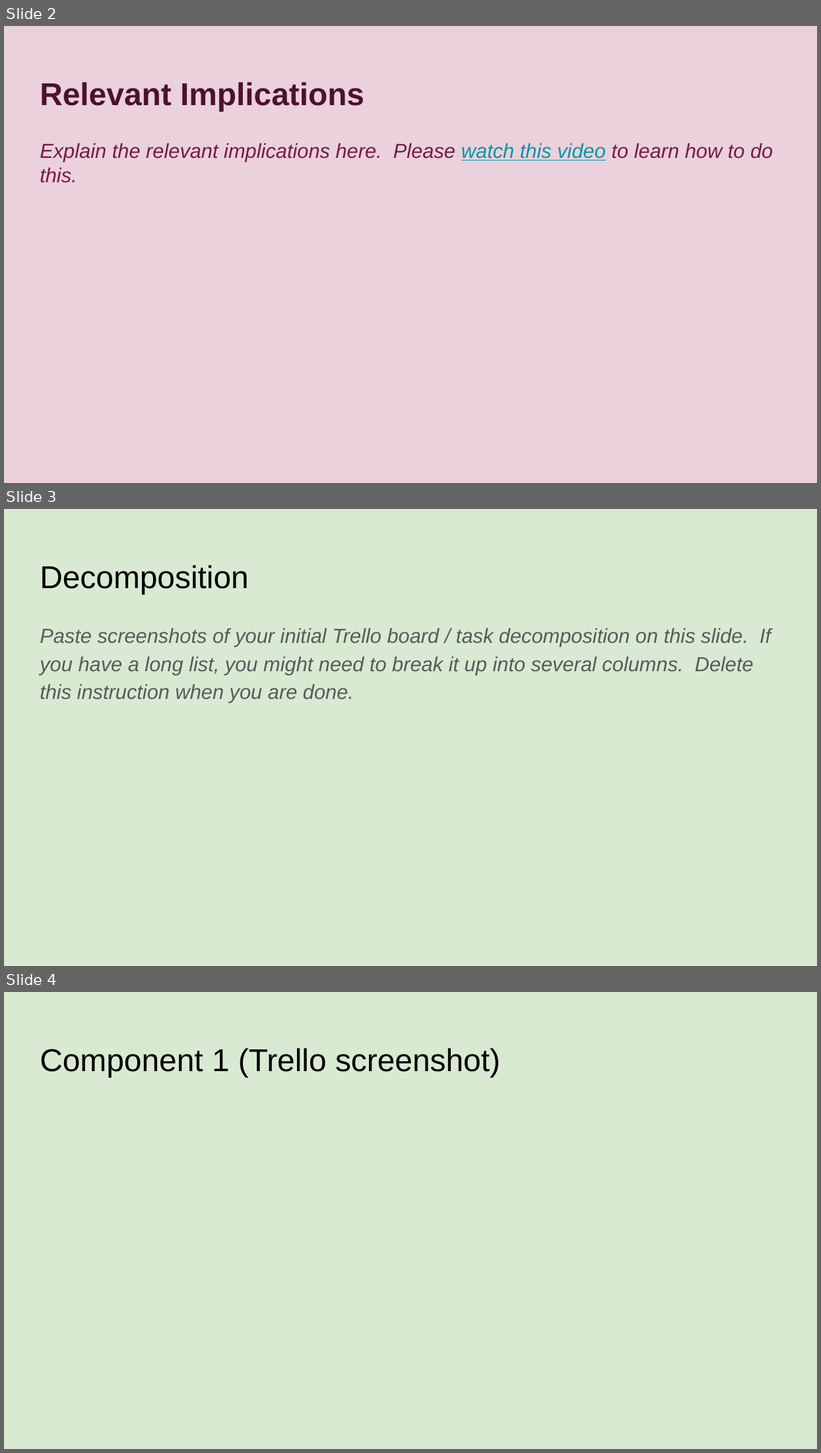
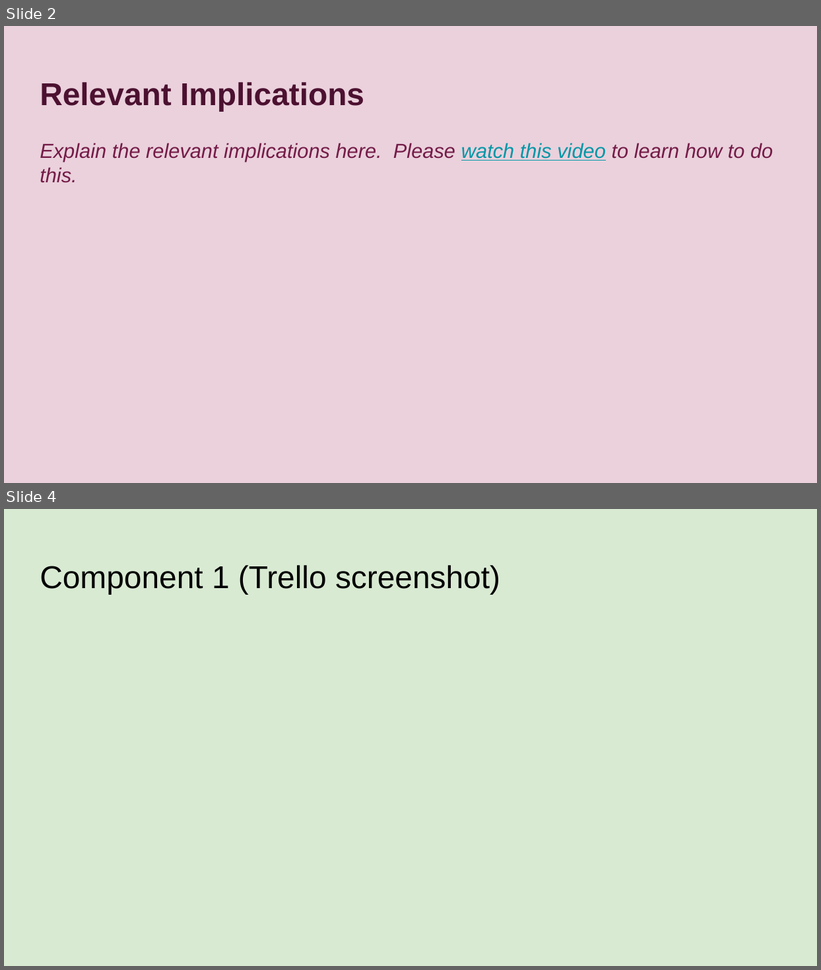
Before and after one commit to NoelChettiar/Pizza_Bot, a slide deck: 022_91893+_+91897+Documentation.pptx. Shown one above the other, each under a label of ours: slides 2, 3 and 4 before the commit, slides 2 and 4 after it; the slides between them are not shown. The pictures are 821x1453 and 821x970 pixels, drawn with LibreOffice and Linux fonts; fonts in the diff are those of the drawing. Boxes give left, top, right and bottom in pixels: in the first picture for what was removed or moved away, otherwise in the second. Text is boxed around its words. In the diff, an @@ line names an element or a change of style, - is before the commit and + after.

```diff
--- a/022_91893+_+91897+Documentation.pptx
+++ b/022_91893+_+91897+Documentation.pptx
@@ slide 3 removed at bbox=[4, 509, 817, 966], background #D9EAD3 @@
@@ title removed at bbox=[40, 565, 249, 594] @@
-Decomposition
@@ text removed at bbox=[40, 628, 771, 703] @@
-Paste screenshots of your initial Trello board / task decomposition on this slide. If you have a long list, you might need to break it up into several columns. Delete this instruction when you are done.
```
Also in this commit, not shown: 2 slides changed, 1 slide added, 2 other files.
